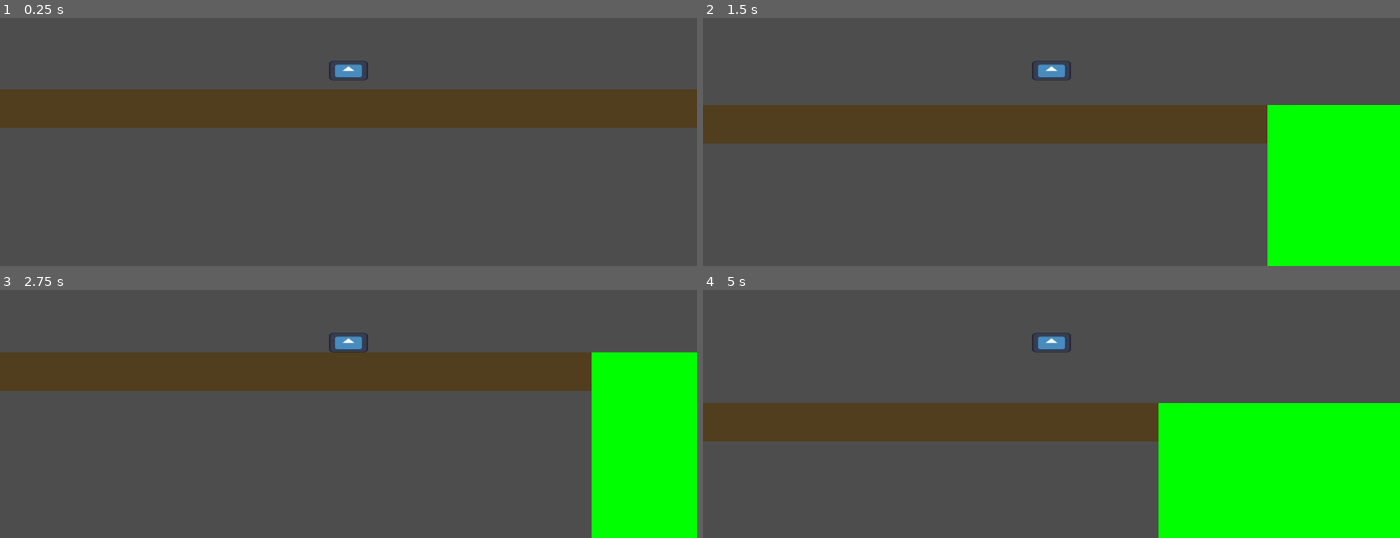
Above: before the commit, frames 1-4 (two rows, left to right).
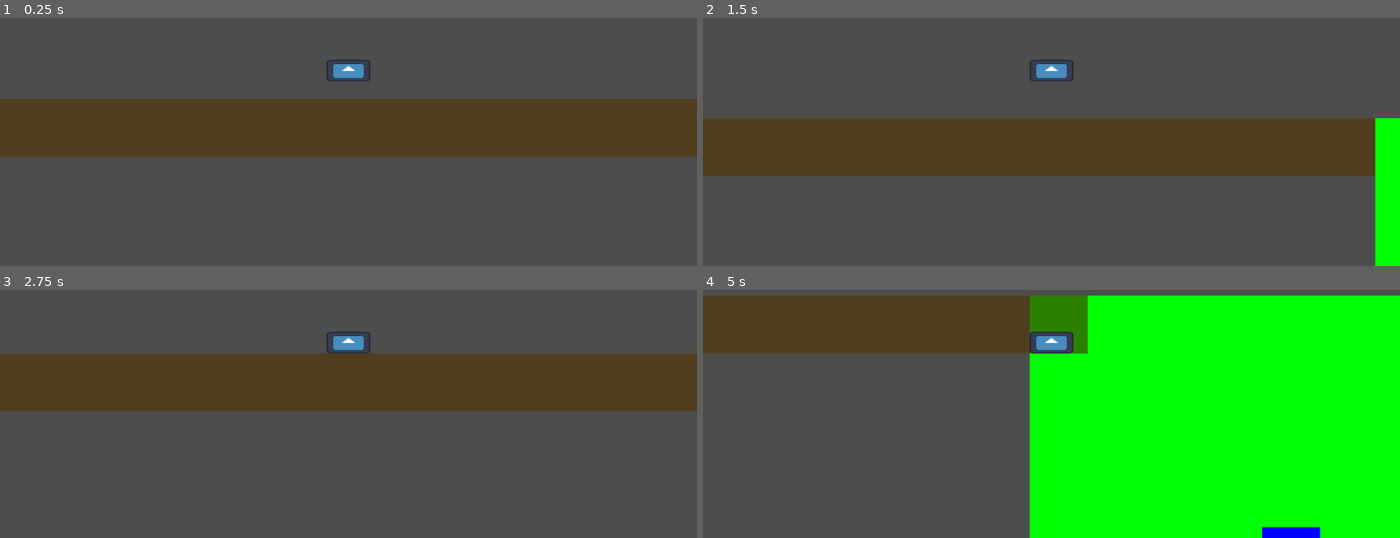
Above: after the commit, the same moments.

Repository: Vryllon/Meow_Miners
Game: Godot game, scene res://Scenes/levels/lobby.tscn
The game is run twice, just before and just after one commit, with the same random seed, the same clock (stepped at 60 frames per second) and the same inputs. The project has no main scene, so this scene is started directly. The engine's default icon, where the game draws it, is replaced by a stand-in: a white triangle on a blue panel in a dark square.
Inputs (mouse positions are in pixels of both pictures, inside the frame that each line leads up to):
- Up to frame 1 (0.25 s): no input
- Up to frame 2 (1.5 s): move the mouse to (1204, 50) at 0.52 s; press the mouse at (1204, 50) at 0.53 s; hold Right (move_right) from 0.53 s (still down); tap W (jump) at 0.77 s; move the mouse to (912, 89) at 1.27 s; release the mouse at (912, 89) at 1.28 s; click (912, 89) at 1.35 s
- Up to frame 3 (2.75 s): tap W (jump) at 1.52 s; move the mouse to (outside the picture) at 2.02 s; release Right (move_right) at 2.03 s; press the mouse at (outside the picture) at 2.03 s; hold A (move_left) from 2.03 s (still down)
- Up to frame 4 (5 s): move the mouse to (1016, 421) at 2.77 s; release A (move_left) at 2.78 s; release the mouse at (1016, 421) at 2.78 s; hold Right (move_right) 2.78-4.28 s; click (1016, 421) at 2.85 s; tap W (jump) at 3.02, 3.77, 4.52 s; move the mouse to (1260, 401) at 3.52 s; press the mouse at (1260, 401) at 3.53 s; move the mouse to (outside the picture) at 4.27 s; release the mouse at (outside the picture) at 4.28 s; hold A (move_left) from 4.28 s (still down); click (outside the picture) at 4.35 s

The runs differ from the first frame. In frame 1, 16% of the frame differs, in the area x 0-100%, y 16-57%; in frame 2, 25%; in frame 3, 19%; in frame 4, 52%, in the area x 0-100%, y 2-100%.

Commit message:
Added mine time
Added mine time to allow different pixels to have different amount of time necessary to mine it instead of instant breaking

Diff:
--- a/meow-miners/Scenes/Characters/player.tscn
+++ b/meow-miners/Scenes/Characters/player.tscn
@@ -19,5 +19,6 @@
 shape = SubResource("CapsuleShape2D_2m74s")
 
 [node name="Camera2D" type="Camera2D" parent="." unique_id=1853399607]
+zoom = Vector2(1.5, 1.5)
 
 [node name="RayCast2D" type="RayCast2D" parent="." unique_id=823903933]
--- a/meow-miners/Scenes/levels/lobby.tscn
+++ b/meow-miners/Scenes/levels/lobby.tscn
@@ -30,3 +30,4 @@
 
 [node name="Player" parent="." unique_id=840833898 instance=ExtResource("1_b7rcr")]
 position = Vector2(0, -60)
+scale = Vector2(0.75, 0.75)
--- a/meow-miners/Scripts/Areas/Mining/mining_area.gd
+++ b/meow-miners/Scripts/Areas/Mining/mining_area.gd
@@ -17,8 +17,8 @@
 	WIDTH = $Background.scale.y
 	HEIGHT = $Background.scale.x
 	print_debug(HEIGHT)
-	mining_map = generate_mining_map(1,20)
-	generate_pixels(1, 20)
+	mining_map = generate_mining_map(1,HEIGHT)
+	generate_pixels(1, HEIGHT)
 
 # Called every frame. 'delta' is the elapsed time since the previous frame.
 func _process(delta: float) -> void:
--- a/meow-miners/Scripts/Areas/Mining/mining_pixel.gd
+++ b/meow-miners/Scripts/Areas/Mining/mining_pixel.gd
@@ -1,4 +1,6 @@
 extends StaticBody2D
+
+var mine_time: float = 0.25
 
 func set_mineral(mineral : int) -> void:
 	match mineral:
--- a/meow-miners/Scripts/Characters/player.gd
+++ b/meow-miners/Scripts/Characters/player.gd
@@ -4,17 +4,24 @@
 const SPEED = 300.0
 const JUMP_VELOCITY = -400.0
 
+var mining: bool = false
+var mining_obj: Object = null
+var mining_prev: Object = null
+var mining_time: float = 0
 
 func _input(event: InputEvent) -> void:
-	if event.is_action_pressed("mine"):
-		print_debug("mine")
-		var collision: Object = $RayCast2D.get_collider()
-		if collision && collision.get_name().contains("mining_pixel"):
-			collision.mine()
+	if event.is_action("mine"):
+		if event.is_action_pressed("mine"):
+			mining = true
+			set_mine_target()
+		if event.is_action_released("mine"):
+			mining = false
+			mining_obj= null
 
 func _physics_process(delta: float) -> void:
 	handle_move(delta)
 	handle_ray()
+	handle_mining(delta)
 
 # Function that handles movement updates during physics_process
 func handle_move(delta: float) -> void:
@@ -39,3 +46,28 @@
 # Function that handles player to mouse ray during physics_process
 func handle_ray() -> void:
 	$RayCast2D.target_position = get_global_mouse_position() - global_position
+
+# Function that handles mining
+func handle_mining(delta: float) -> void:
+	# Check if the same pixel is being mine as the previous check
+	if mining_obj and (mining_prev == null or mining_obj== mining_prev):
+		mining_time += delta
+	else:
+		mining_time = 0
+		set_mine_target()
+		return
+
+	print_debug(mining_time)
+
+	# If mining_objtime has exceeded pixels mine time then mine the pixel
+	if mining_time >= mining_obj.mine_time:
+		mining_obj.mine()
+
+	# Update previous mined pixel
+	mining_prev = mining_obj
+
+func set_mine_target() -> void:
+	var collision: Object = $RayCast2D.get_collider()
+	if mining and collision and collision.get_name().contains("mining_pixel"):
+		mining_obj= collision
+	else: mining_obj= null
